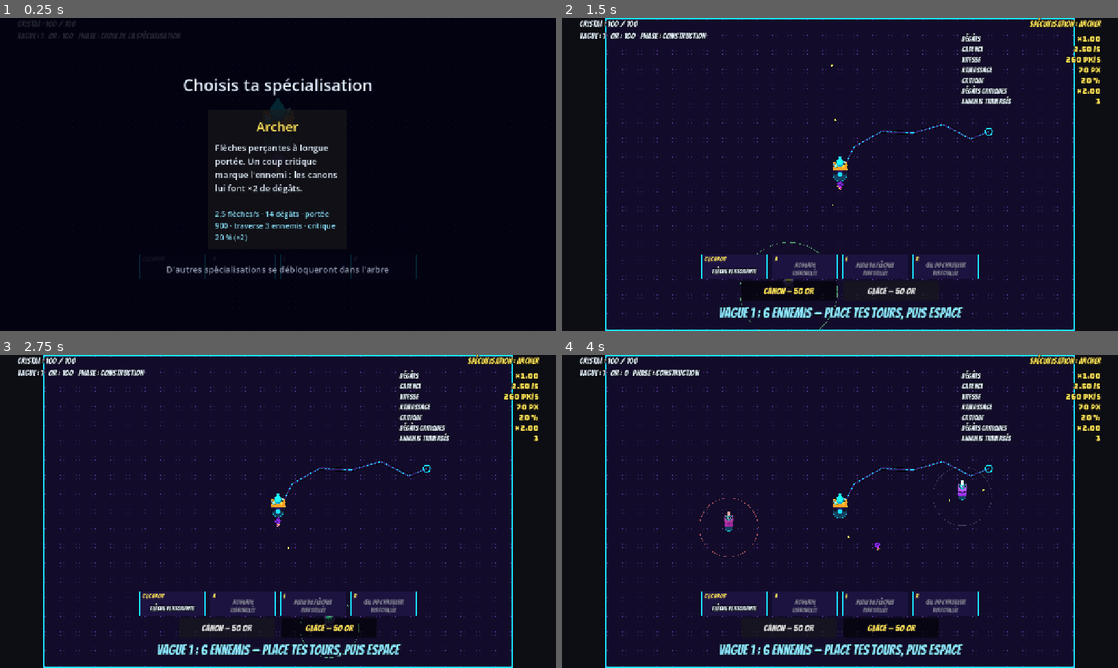
Above: before the commit, frames 1-4 (two rows, left to right).
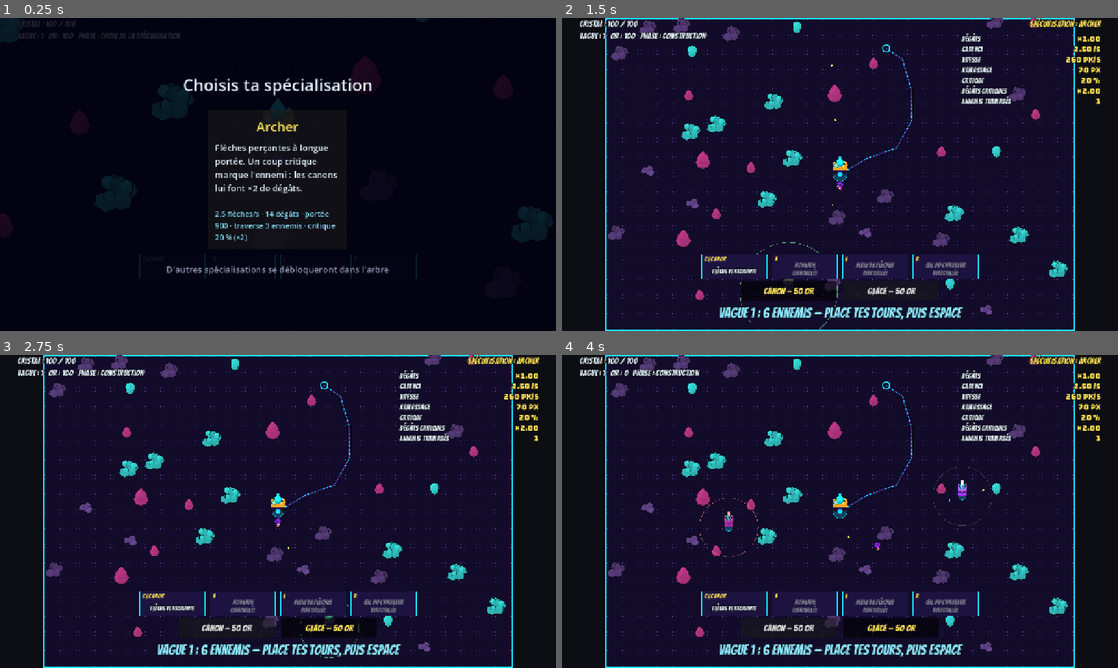
Above: after the commit, the same moments.

Repository: keutarcrash-sudo/first-game
Game: Godot game, scene res://src/game/main.tscn
Two runs of this game, one before a commit and one after it. Both use one fixed random seed, a clock stepped at 60 frames per second and the inputs below.
Inputs (mouse positions are in pixels of both pictures, inside the frame that each line leads up to):
- Up to frame 1 (0.25 s): no input
- Up to frame 2 (1.5 s): click (840, 180) at 0.5 s; click "Canon — 50 or" at 1.25 s
- Up to frame 3 (2.75 s): click "Glace — 50 or" at 2 s
- Up to frame 4 (4 s): move the mouse to (962, 495) at 2.77 s; hold D (move_right) 2.78-3.53 s; tap A (ability_a) at 2.85 s; click (962, 495) at 2.92 s; move the mouse to (728, 527) at 3.52 s; hold S (move_down) from 3.53 s (still down); tap E (ability_e) at 3.6 s; click (728, 527) at 3.67 s

The runs differ from the first frame. In frame 1, 1.5% of the frame differs, in the area x 0-100%, y 0-72%; in frame 2, 3.8%; in frame 3, 3.8%, in the area x 8-91%, y 0-95%; in frame 4, 3.8%.

Commit message:
feat: décor néon du terrain
Rochers, arbres et cristaux Kenney recolorés néon par la fabrique d'images,
posés une fois par partie (DecorField) et cachés sur le trajet de la vague.

Co-Authored-By: Claude Opus 5.5 <noreply@anthropic.com>
Claude-Session: https://claude.ai/code/session_01UVM1eXdfi8dYgM4xtfgzQe

Diff:
--- /dev/null
+++ b/assets/data/decor.json
@@ -0,0 +1,15 @@
+{
+	"count": 40,
+	"min_spacing": 120.0,
+	"crystal_clearance": 220.0,
+	"path_clearance": 70.0,
+	"edge_margin": 50.0,
+	"pieces": [
+		{ "sheet": "res://assets/sprites/decor_rocks", "height_px": 130.0 },
+		{ "sheet": "res://assets/sprites/decor_rocks_large", "height_px": 170.0 },
+		{ "sheet": "res://assets/sprites/decor_tree", "height_px": 170.0 },
+		{ "sheet": "res://assets/sprites/decor_tree_large", "height_px": 230.0 },
+		{ "sheet": "res://assets/sprites/decor_crystal", "height_px": 150.0 },
+		{ "sheet": "res://assets/sprites/decor_crystal_large", "height_px": 200.0 }
+	]
+}
--- /dev/null
+++ b/assets/sprites/decor_crystal/sheet.json
@@ -0,0 +1,19 @@
+{
+	"cell": [
+		128,
+		128
+	],
+	"anchor": [
+		64,
+		112
+	],
+	"directions": 1,
+	"animations": {
+		"idle": {
+			"file": "idle.png",
+			"frames": 1,
+			"fps": 12,
+			"loop": true
+		}
+	}
+}
--- /dev/null
+++ b/assets/sprites/decor_crystal_large/sheet.json
@@ -0,0 +1,19 @@
+{
+	"cell": [
+		128,
+		128
+	],
+	"anchor": [
+		64,
+		112
+	],
+	"directions": 1,
+	"animations": {
+		"idle": {
+			"file": "idle.png",
+			"frames": 1,
+			"fps": 12,
+			"loop": true
+		}
+	}
+}
--- /dev/null
+++ b/assets/sprites/decor_rocks/sheet.json
@@ -0,0 +1,19 @@
+{
+	"cell": [
+		128,
+		128
+	],
+	"anchor": [
+		64,
+		112
+	],
+	"directions": 1,
+	"animations": {
+		"idle": {
+			"file": "idle.png",
+			"frames": 1,
+			"fps": 12,
+			"loop": true
+		}
+	}
+}
--- /dev/null
+++ b/assets/sprites/decor_rocks_large/sheet.json
@@ -0,0 +1,19 @@
+{
+	"cell": [
+		128,
+		128
+	],
+	"anchor": [
+		64,
+		112
+	],
+	"directions": 1,
+	"animations": {
+		"idle": {
+			"file": "idle.png",
+			"frames": 1,
+			"fps": 12,
+			"loop": true
+		}
+	}
+}
--- /dev/null
+++ b/assets/sprites/decor_tree/sheet.json
@@ -0,0 +1,19 @@
+{
+	"cell": [
+		128,
+		128
+	],
+	"anchor": [
+		64,
+		112
+	],
+	"directions": 1,
+	"animations": {
+		"idle": {
+			"file": "idle.png",
+			"frames": 1,
+			"fps": 12,
+			"loop": true
+		}
+	}
+}
--- /dev/null
+++ b/assets/sprites/decor_tree_large/sheet.json
@@ -0,0 +1,19 @@
+{
+	"cell": [
+		128,
+		128
+	],
+	"anchor": [
+		64,
+		112
+	],
+	"directions": 1,
+	"animations": {
+		"idle": {
+			"file": "idle.png",
+			"frames": 1,
+			"fps": 12,
+			"loop": true
+		}
+	}
+}
--- a/src/game/main.gd
+++ b/src/game/main.gd
@@ -23,6 +23,7 @@
 const SPECS_PATH := "res://assets/data/specializations.json"
 const ABILITIES_PATH := "res://assets/data/abilities.json"
 const VISUALS_PATH := "res://assets/data/visuals.json"
+const DECOR_PATH := "res://assets/data/decor.json"
 const IMPACT_PATH := "res://assets/data/impact.json"
 const SAVE_PATH := "user://progress.json"
 ## Id prefix of the "Nouvelle compétence" cards, followed by the slot (a, e, r).
@@ -44,6 +45,7 @@
 var _progress: SaveProgress
 var _death_screen: DeathScreen
 var _path_view: PathView
+var _decor: DecorField
 var _camera: GameCamera
 var _ability_catalog: AbilityCatalog
 var _caster: AbilityCaster
@@ -128,6 +130,14 @@
 	add_child(floor_view)
 	move_child(floor_view, 0)
 	floor_view.setup(_field_rect)
+	# The decor sits right above the floor and under the path view. It is optional:
+	# a missing or invalid decor.json (error already logged) leaves the field bare.
+	var decor_stats: DecorStats = DecorStats.load_from_file(DECOR_PATH)
+	if decor_stats != null:
+		_decor = DecorField.new()
+		add_child(_decor)
+		move_child(_decor, 1)
+		_decor.setup(decor_stats, _field_rect, _crystal.global_position, _rng)
 	_camera = GameCamera.new()
 	add_child(_camera)
 	_camera.setup(_hero, _field_rect, _state)
@@ -303,6 +313,8 @@
 ## Shows the prepared wave's path and its preview text.
 func _on_wave_prepared(wave_number: int, enemy_count: int, path: CrystalPath) -> void:
 	_path_view.show_path(path)
+	if _decor != null:
+		_decor.show_path(path)
 	_hud.show_wave_preview(wave_number, enemy_count)
 
 
--- /dev/null
+++ b/src/visuals/decor_field.gd
@@ -0,0 +1,68 @@
+## Neon decor (rocks, trees, crystals) scattered once per game over the field.
+## Purely visual: nothing collides. Pieces within the path clearance of the
+## wave path are hidden by [method show_path] so the path stays readable.
+class_name DecorField
+extends Node2D
+
+## Placement attempts per requested piece before giving up (the field may be too small).
+const _TRIES_PER_PIECE := 30
+
+var _stats: DecorStats
+var _pieces: Array[Node2D] = []
+
+
+## Places the pieces once. [param crystal_start] is kept clear, [param rng]
+## makes the layout reproducible. Each sheet folder is loaded a single time.
+## Pieces whose sheet fails to load are not placed (the error names the file).
+func setup(stats: DecorStats, field_rect: Rect2, crystal_start: Vector2, rng: RandomNumberGenerator) -> void:
+	_stats = stats
+	var sheets: Array[SpriteSheet] = []
+	for dir: String in stats.piece_sheets:
+		sheets.append(SpriteSheet.load_from_dir(dir))
+	var area: Rect2 = field_rect.grow(-stats.edge_margin)
+	if area.size.x <= 0.0 or area.size.y <= 0.0:
+		return
+	var spots: Array[Vector2] = []
+	var kinds: Array[int] = []
+	var tries: int = stats.count * _TRIES_PER_PIECE
+	while spots.size() < stats.count and tries > 0:
+		tries -= 1
+		var pos := Vector2(rng.randf_range(area.position.x, area.end.x), rng.randf_range(area.position.y, area.end.y))
+		var kind: int = rng.randi_range(0, sheets.size() - 1)
+		if sheets[kind] == null or pos.distance_to(crystal_start) < stats.crystal_clearance:
+			continue
+		var free: bool = true
+		for other: Vector2 in spots:
+			if pos.distance_to(other) < stats.min_spacing:
+				free = false
+				break
+		if free:
+			spots.append(pos)
+			kinds.append(kind)
+	# Lower pieces are drawn last so they overlap the ones behind them.
+	var order: Array[int] = []
+	order.assign(range(spots.size()))
+	order.sort_custom(func(a: int, b: int) -> bool: return spots[a].y < spots[b].y)
+	for i: int in order:
+		var sprite := DirectionalSprite.new()
+		sprite.position = spots[i]
+		add_child(sprite)
+		sprite.setup(sheets[kinds[i]], stats.piece_heights[kinds[i]])
+		sprite.play(&"idle")
+		_pieces.append(sprite)
+
+
+## Shows every piece, then hides those closer than the path clearance to any
+## segment of [param path].
+func show_path(path: CrystalPath) -> void:
+	if _stats == null:
+		return
+	var points: PackedVector2Array = path.points
+	for piece: Node2D in _pieces:
+		var hidden: bool = false
+		for i: int in range(1, points.size()):
+			var nearest: Vector2 = Geometry2D.get_closest_point_to_segment(piece.position, points[i - 1], points[i])
+			if piece.position.distance_to(nearest) < _stats.path_clearance:
+				hidden = true
+				break
+		piece.visible = not hidden
--- /dev/null
+++ b/src/visuals/decor_stats.gd
@@ -0,0 +1,65 @@
+## Tuning values of the neon decor (assets/data/decor.json). Every key is
+## required; validated on load.
+class_name DecorStats
+extends RefCounted
+
+const _POSITIVE_KEYS: Array[String] = ["count", "min_spacing", "crystal_clearance", "path_clearance"]
+
+## Number of pieces to place on the field.
+var count: int
+## Minimum distance in pixels between two pieces.
+var min_spacing: float
+## Minimum distance in pixels between a piece and the crystal's start.
+var crystal_clearance: float
+## Pieces closer than this many pixels to the wave path are hidden.
+var path_clearance: float
+## Distance in pixels kept free between a piece and the field edge (0 or more).
+var edge_margin: float
+## Sheet folders (res://...) of the pieces, one entry per variant.
+var piece_sheets: PackedStringArray = PackedStringArray()
+## On-screen height in pixels of each piece's whole cell, same order as [member piece_sheets].
+var piece_heights: PackedFloat32Array = PackedFloat32Array()
+
+
+## Reads and validates the JSON file at [param path]. Returns [code]null[/code]
+## and prints an error naming the file and the faulty key if anything is wrong.
+static func load_from_file(path: String) -> DecorStats:
+	var text: String = FileAccess.get_file_as_string(path)
+	if text.is_empty():
+		push_error("DecorStats: cannot read '%s' (%s)." % [path, error_string(FileAccess.get_open_error())])
+		return null
+	var data: Variant = JSON.parse_string(text)
+	if not data is Dictionary:
+		push_error("DecorStats: '%s' is not a valid JSON object." % path)
+		return null
+	for key: String in _POSITIVE_KEYS:
+		var value: Variant = data.get(key)
+		if not (value is float or value is int) or value <= 0:
+			push_error("DecorStats: key '%s' in '%s' must be a positive number (got %s)." % [key, path, value])
+			return null
+	var margin: Variant = data.get("edge_margin")
+	if not (margin is float or margin is int) or margin < 0:
+		push_error("DecorStats: key 'edge_margin' in '%s' must be a number of 0 or more (got %s)." % [path, margin])
+		return null
+	var pieces: Variant = data.get("pieces")
+	if not pieces is Array or (pieces as Array).is_empty():
+		push_error("DecorStats: key 'pieces' is missing or empty in '%s'." % path)
+		return null
+	var stats := DecorStats.new()
+	stats.count = int(data["count"])
+	stats.min_spacing = float(data["min_spacing"])
+	stats.crystal_clearance = float(data["crystal_clearance"])
+	stats.path_clearance = float(data["path_clearance"])
+	stats.edge_margin = float(margin)
+	for i: int in (pieces as Array).size():
+		var entry: Variant = pieces[i]
+		if not entry is Dictionary or not entry.get("sheet") is String or (entry["sheet"] as String).is_empty():
+			push_error("DecorStats: key 'pieces[%d].sheet' must be a folder path in '%s'." % [i, path])
+			return null
+		var height: Variant = entry.get("height_px")
+		if not (height is float or height is int) or height <= 0:
+			push_error("DecorStats: key 'pieces[%d].height_px' must be a positive number in '%s'." % [i, path])
+			return null
+		stats.piece_sheets.append(entry["sheet"])
+		stats.piece_heights.append(float(height))
+	return stats
--- a/tools/sprite_baker/recipes.json
+++ b/tools/sprite_baker/recipes.json
@@ -7,7 +7,13 @@
   "directions": 8,
   "kenney_palettes": {
     "purple": { "hue": 0.76, "sat": 0.7 },
-    "orange": { "hue": 0.07, "sat": 1.0, "gray_to_hue": true }
+    "orange": { "hue": 0.07, "sat": 1.0, "gray_to_hue": true },
+    "decor_rock": { "hue": 0.74, "sat": 0.35, "l": [0.18, 0.22], "l_mul": 0.8 },
+    "decor_tree": { "hue": 0.88, "sat": 0.5, "l": [0.25, 0.22], "l_mul": 0.7, "map": [
+      { "from": [0.15, 0.5], "hue": 0.9, "sat": 0.55, "l": [0.28, 0.25] },
+      { "from": [0.0, 0.15], "hue": 0.75, "sat": 0.3, "l": [0.1, 0.15] }
+    ] },
+    "decor_crystal": { "hue": 0.5, "sat": 0.6, "l": [0.28, 0.25], "l_mul": 0.8 }
   },
   "items": {
     "elf": {
@@ -95,6 +101,12 @@
       "builder": "crystalCart",
       "directions": 1,
       "half_size": 1.05
-    }
+    },
+    "decor_rocks": { "kind": "prop", "parts": [ { "model": "kenney/detail-rocks.glb", "palette": "decor_rock" } ], "builder": null, "directions": 1, "half_size": 0.6 },
+    "decor_rocks_large": { "kind": "prop", "parts": [ { "model": "kenney/detail-rocks-large.glb", "palette": "decor_rock" } ], "builder": null, "directions": 1, "half_size": 0.85 },
+    "decor_tree": { "kind": "prop", "parts": [ { "model": "kenney/detail-tree.glb", "palette": "decor_tree" } ], "builder": null, "directions": 1, "half_size": 0.6 },
+    "decor_tree_large": { "kind": "prop", "parts": [ { "model": "kenney/detail-tree-large.glb", "palette": "decor_tree" } ], "builder": null, "directions": 1, "half_size": 0.75 },
+    "decor_crystal": { "kind": "prop", "parts": [ { "model": "kenney/detail-crystal.glb", "palette": "decor_crystal" } ], "builder": null, "directions": 1, "half_size": 0.45 },
+    "decor_crystal_large": { "kind": "prop", "parts": [ { "model": "kenney/detail-crystal-large.glb", "palette": "decor_crystal" } ], "builder": null, "directions": 1, "half_size": 0.9 }
   }
 }
Binary file added: assets/models/source/kenney/detail-crystal-large.glb
Binary file added: assets/models/source/kenney/detail-crystal.glb
Binary file added: assets/models/source/kenney/detail-rocks-large.glb
Binary file added: assets/models/source/kenney/detail-rocks.glb
Binary file added: assets/models/source/kenney/detail-tree-large.glb
Binary file added: assets/models/source/kenney/detail-tree.glb
Binary file added: assets/sprites/decor_crystal/idle.png
Binary file added: assets/sprites/decor_crystal_large/idle.png
Binary file added: assets/sprites/decor_rocks/idle.png
Binary file added: assets/sprites/decor_rocks_large/idle.png
Binary file added: assets/sprites/decor_tree/idle.png
Binary file added: assets/sprites/decor_tree_large/idle.png
